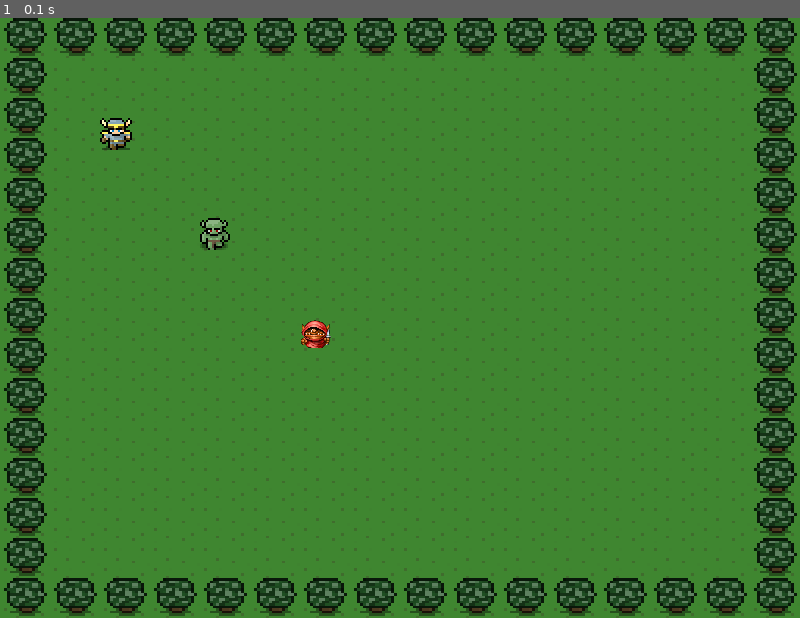
Above: before the commit, frame 1.
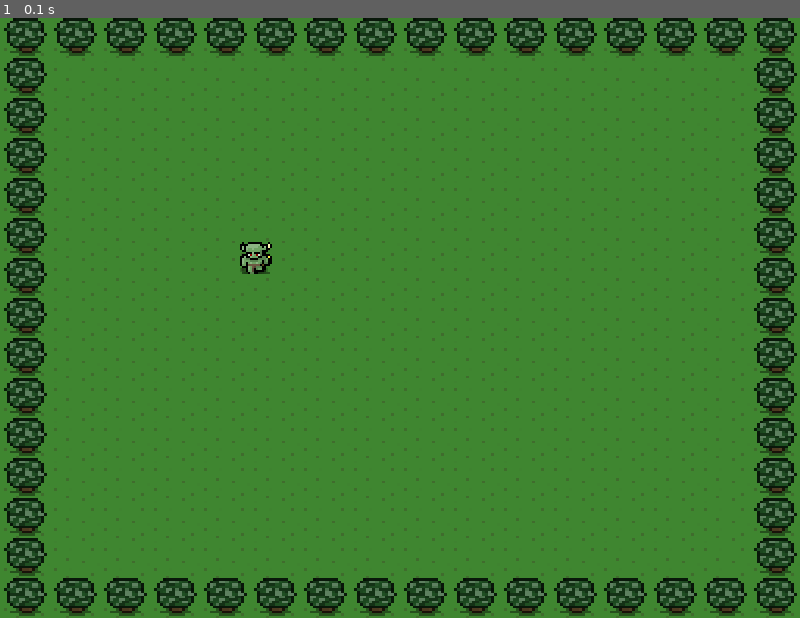
Above: after the commit, the same moment.

Repository: kotternaj/pygame-monster-catch
Game: pygame game, started from game.py
The game is run twice, just before and just after one commit, with the same random seed, the same clock (stepped at 60 frames per second) and the same inputs.
Inputs:
- Up to frame 1 (0.1 s): no input

The runs differ from the first frame. In frame 1, 0.7% of the frame differs, in the area x 12-42%, y 16-55%.

Commit message:
placed hero on screen

Diff:
--- a/game.py
+++ b/game.py
@@ -1,34 +1,34 @@
 import pygame
+import random
 
-class Hero(object):
-    def __init__(self, screen, img):
+class Character(object):
+    def __init__(self):
+        self.speed_x = 0
+        self.speed_y = 0
 
-        self.image = img
-        self.x = 100
-        self.y = 100
-        self.speed = 10
-        self.screen = screen
-    def render(self):
-        self.screen.blit(self.image, [self.x, self.y])
-class Goblin(object):
-    def __init__(self, screen, img):
-        self.image = img
-        self.x = 300
-        self.y = 300
-        self.speed = 9
-        self.screen = screen
-    def render(self):
-        self.screen.blit(self.image, [self.x, self.y])
+    def draw(self, screen):
+        screen.blit(self.image, (self.x, self.y))
 
-class Monster(object):
-    def __init__(self, screen, img):
-        self.image = img
-        self.x = 200
-        self.y = 200
-        self.speed = 9
-        self.screen = screen
-    def render(self):
-        self.screen.blit(self.image, [self.x,self.y])
+class Hero(Character):
+    def __init__(self):
+        super(Hero, self).__init__()
+        self.image = pygame.image.load('images/hero.png')
+        self.x = 240
+        self.y = 224
+        self.speed = 2
+
+    def update(self):
+        self.x += self.speed_x
+        self.y += self.speed_y
+
+class Monster(Character):
+    def __init__(self):
+        super(Monster, self).__init__()
+        self.image = pygame.image.load('images/monster.png')
+        self.x = 240
+        self.y = 224
+        self.speed = 2
+
 
 def main():
     width = 800
@@ -40,15 +40,15 @@
     pygame.display.set_caption('My Game')
     clock = pygame.time.Clock()
     hero_img = pygame.image.load('images/hero.png')
-    goblin_img = pygame.image.load('images/goblin.png')
+
     monster_img = pygame.image.load('images/monster.png')
     background_image = pygame.image.load('images/background.png')
     background_image = pygame.transform.scale(background_image,(800,600))
     music = pygame.mixer.music.load("sounds/music.wav")
     pygame.mixer.music.play(1, 0.0)
-    hero = Hero(screen, hero_img)
-    goblin = Goblin(screen, goblin_img)
-    monster = Monster(screen, monster_img)
+    hero = Hero()
+
+    monster = Monster()
 
 
     # Game initialization
@@ -70,12 +70,10 @@
 
 
         # Game display
-        hero.render()
-        goblin.render()
-        monster.render()
+        hero.draw(screen)
+        monster.draw(screen)
+        pygame.display.update()
 
-
-        pygame.display.update()
         clock.tick(60)
 
     pygame.quit()
